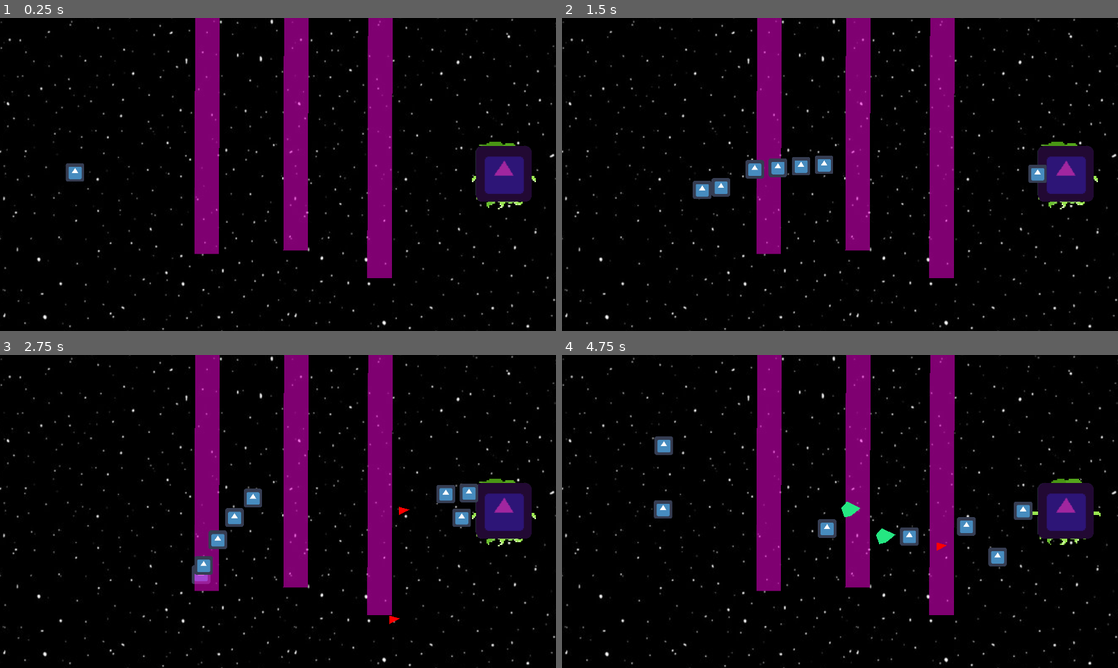
Above: before the commit, frames 1-4 (two rows, left to right).
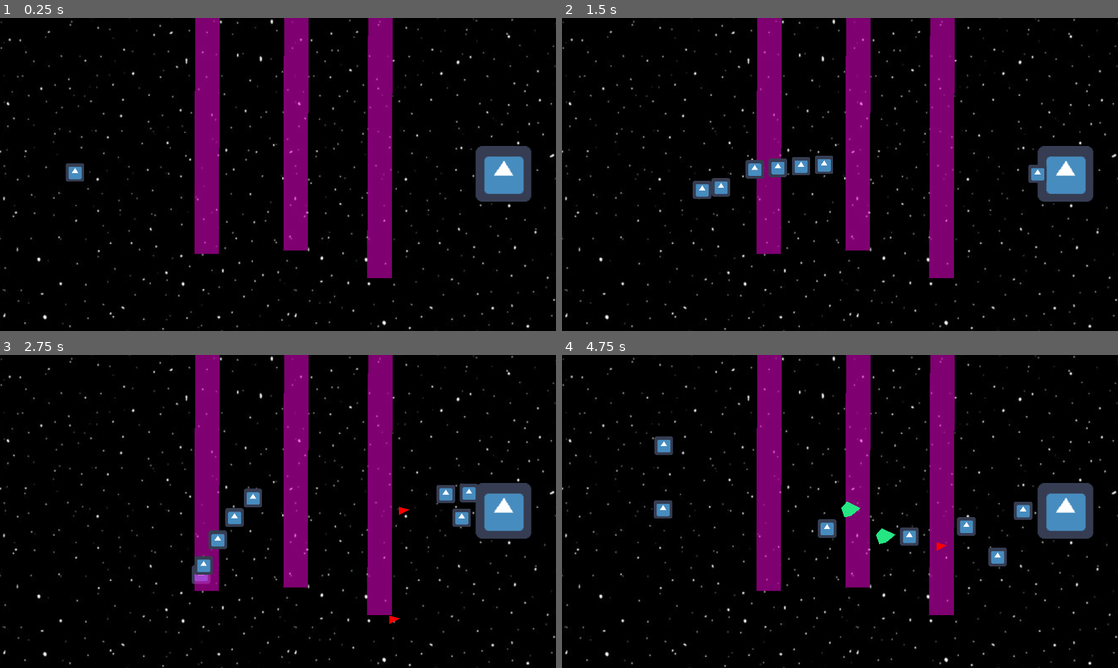
Above: after the commit, the same moments.

Repository: SAM2WOW/ProjectDanmaku
Game: Godot game, scene res://scenes/Main.tscn
Two runs of this game, one before a commit and one after it. Both use one fixed random seed, a clock stepped at 60 frames per second and the inputs below. The engine's default icon, where the game draws it, is replaced by a stand-in: a white triangle on a blue panel in a dark square.
Inputs (mouse positions are in pixels of both pictures, inside the frame that each line leads up to):
- Up to frame 1 (0.25 s): no input
- Up to frame 2 (1.5 s): tap Enter at 0.5 s; move the mouse to (962, 158) at 0.52 s; press the mouse at (962, 158) at 0.53 s; hold D (move_right) 0.53-1.28 s; move the mouse to (728, 190) at 1.27 s; release the mouse at (728, 190) at 1.28 s; hold S (move_down) from 1.28 s (still down); click (728, 190) at 1.35 s
- Up to frame 3 (2.75 s): move the mouse to (333, 442) at 2.02 s; release S (move_down) at 2.03 s; press the mouse at (333, 442) at 2.03 s; hold D (move_right) from 2.03 s (still down)
- Up to frame 4 (4.75 s): move the mouse to (812, 574) at 2.77 s; release D (move_right) at 2.78 s; release the mouse at (812, 574) at 2.78 s; hold W (move_up) 2.78-3.53 s; click (812, 574) at 2.85 s; move the mouse to (1006, 558) at 3.52 s; press the mouse at (1006, 558) at 3.53 s; hold A (move_left) from 3.53 s (still down); move the mouse to (673, 464) at 4.27 s; release the mouse at (673, 464) at 4.28 s; click (673, 464) at 4.35 s

The runs differ from the first frame. In frame 1, 1.9% of the frame differs, in the area x 84-97%, y 39-62%; in frame 2, 1.8%; in frame 3, 1.9%; in frame 4, 1.9%.

Commit message:
Fix Boss Switching

Diff:
--- a/objects/characters/Boss.gd
+++ b/objects/characters/Boss.gd
@@ -15,7 +15,7 @@
 
 	get_node("Style%d" % style).show()
 
-	for i in range(2):
+	for i in range(3):
 		if i != style:
 			get_node("Style%d" % i).hide()
 			print("Style%d" % style)
--- a/objects/characters/Boss.tscn
+++ b/objects/characters/Boss.tscn
@@ -39,15 +39,16 @@
 texture = ExtResource( 2 )
 
 [node name="Style1" type="Node2D" parent="."]
+visible = false
 
 [node name="Icon" type="AnimatedSprite" parent="Style1"]
 position = Vector2( 1, -2 )
 scale = Vector2( 5, 5 )
 frames = SubResource( 5 )
-frame = 1
 playing = true
 
 [node name="Style2" type="Node2D" parent="."]
+visible = false
 
 [node name="Icon" type="Sprite" parent="Style2"]
 modulate = Color( 0.631373, 0.14902, 0.623529, 1 )
